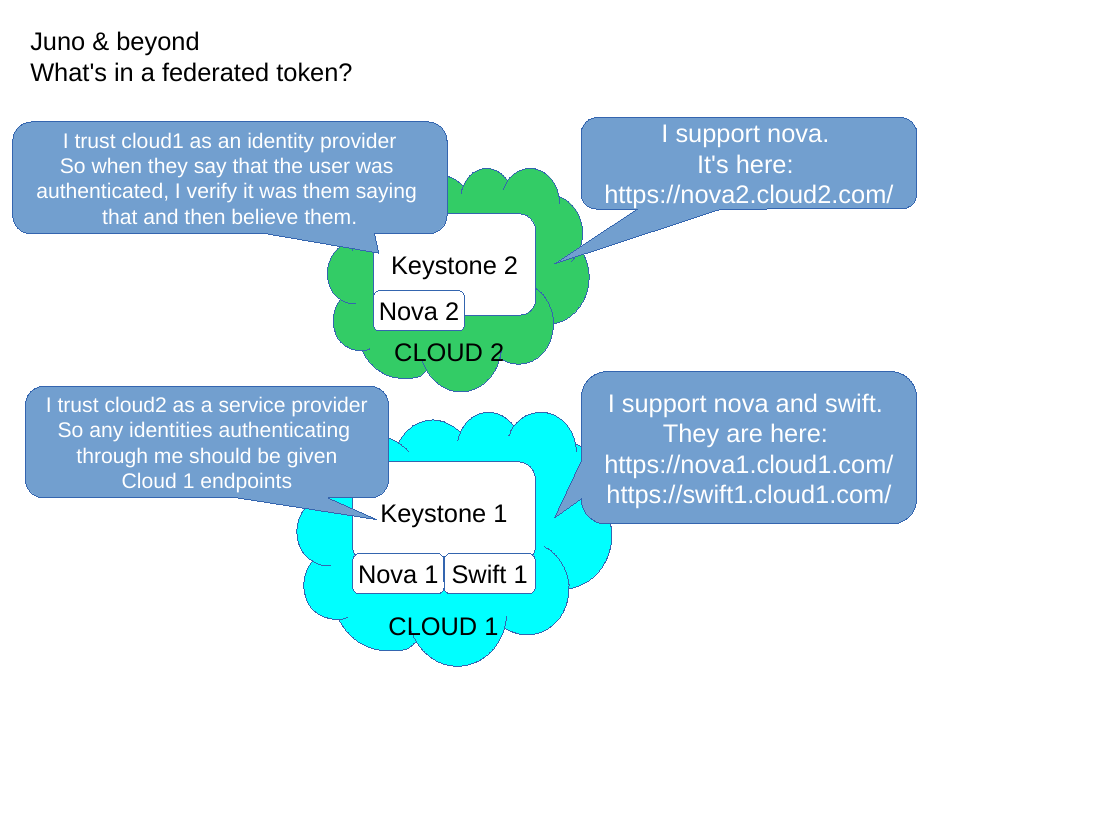
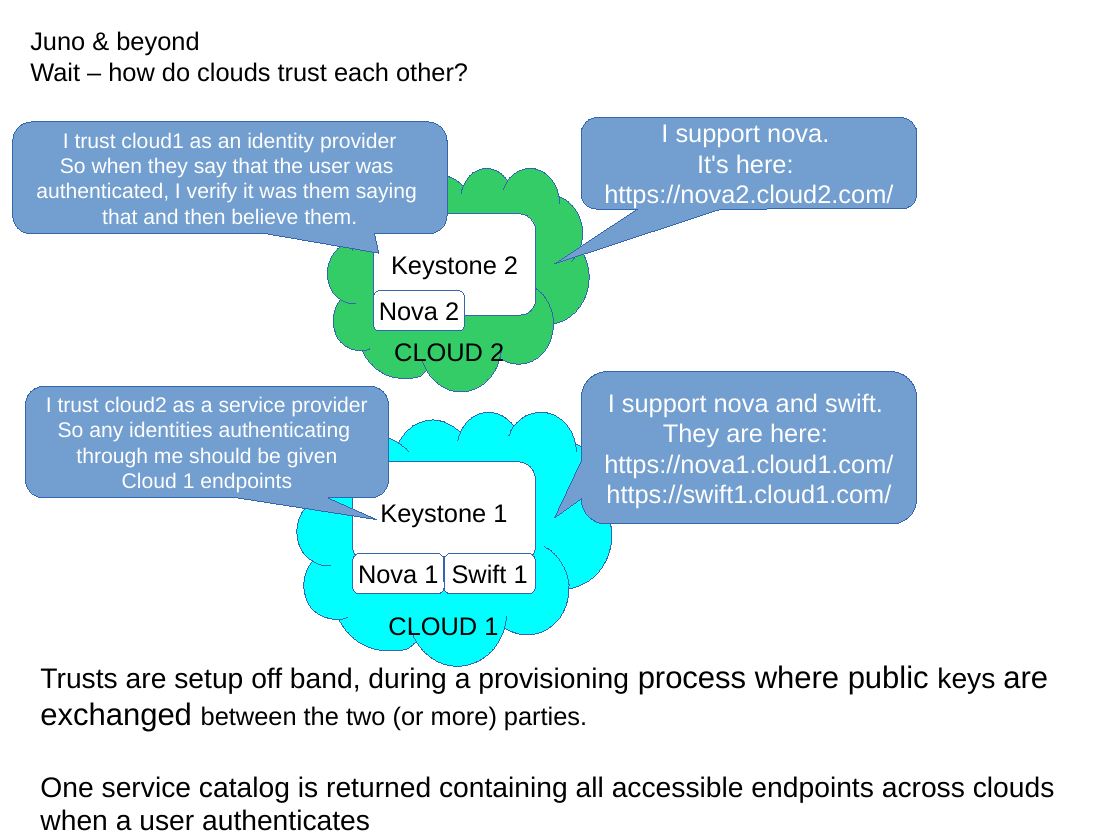
Before and after one commit to joesavak/OpenStackFederation, a slide deck: slide 11 of os-federation.odp (slide 10 before the commit). Drawn at 1120x840 pixels with LibreOffice and Linux fonts; fonts in the diff are those of the drawing. Boxes give left, top, right and bottom in pixels: in the first picture for what was removed or moved away, otherwise in the second. Text is boxed around its words. In the diff, an @@ line names an element or a change of style, - is before the commit and + after.

```diff
--- a/os-federation.odp
+++ b/os-federation.odp
@@ text at (x1=30, y1=62, x2=468, y2=82): text changed @@
-What's in a federated token?
+Wait – how do clouds trust each other?
@@ text added at (x1=40, y1=665, x2=1055, y2=831), 20 pt, text #000000 @@
+Trusts are setup off band, during a provisioning process where public keys are exchanged between the two (or more) parties.
+One service catalog is returned containing all accessible endpoints across clouds when a user authenticates
```
Also in this commit, not shown: 2 other slides changed, 2 slides added, 1 slide removed.
